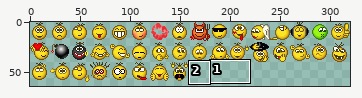
Sprite sheet: resources/zlib/images/smiles/smiles.png. The first picture is a wide view before the edit; the outline marks the close-up.
Close-up. The starting point:
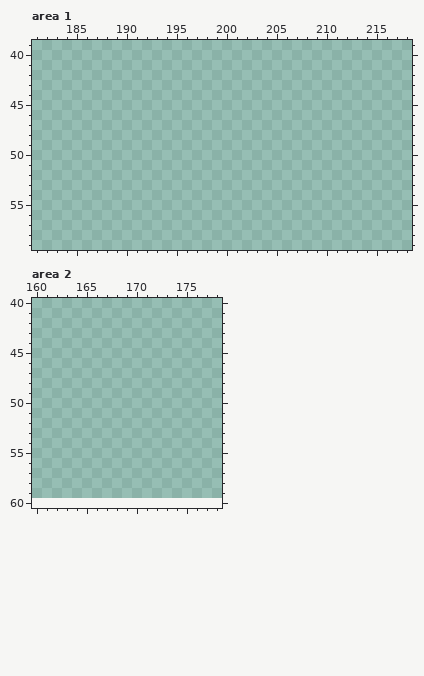
The file is 320x60 pixels. Colours within 5 levels of each other are drawn and written as one. Shown: area 1: x 181..218, y 39..59; area 2: x 160..178, y 40..60. The old version is drawn lined up with the new one, on the new canvas. The wide view leaves out empty margins. The commit also changed other parts of the picture, which this record leaves out.
The result:
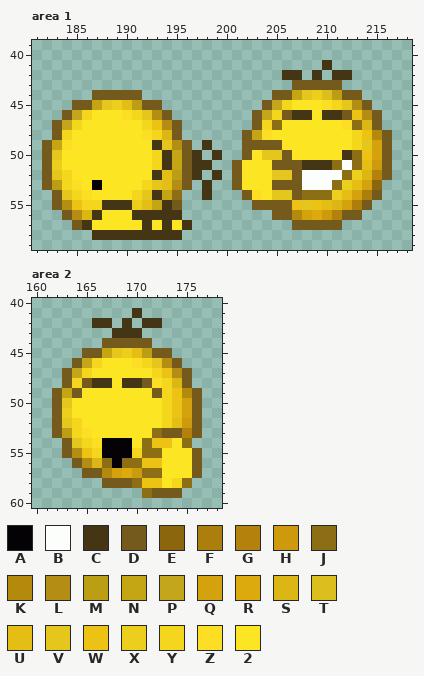
Palette (. is transparent): A #040204  B #fcfefc  C #443614  D #745a1c  E #8c660c  F #ac7e0c  G #b4820c  H #cc9a0c  J #8c6e14  K #b48a0c  L #b48e14  M #bc9e14  N #c4a614  P #c4a61c  Q #d4a20c  R #dcaa0c  S #dcb614  T #dcbe1c  U #e4be14  V #e4c61c  W #ecc214  X #ecce1c  Y #f4d61c  Z #fcde24  2 #fce624
From old to new:
canvas 320x60 -> 320x80
Changed rows in their new state; - is an unchanged pixel.
Area 1:
first column x 182:
41 ----------------------------C------
42 ------------------------CC-C-CC----
43 -------------------------DDDDD-----
44 -----DDDDD-------------DDNVXTMDD---
45 ---DDNVXUMDD----------DPY222ZYVLD--
46 --DPY222ZYVLD--------DPYDCC2CCDWLD-
47 -DPY222222YWLD-------DYJ222222ZJSD-
48 -DY2222222ZYSD------DNZ22222222YWKD
49 DNZ22222222CVLD-C---DDDD2222222YVQD
50 DV222222222YCNDC-C--D2VVD22222CJWQD
51 DX222222222YCNDCC--D222DDDCCCJBJUHD
52 DVY22222222CUMDC-C-D222VVDBBBBJXSGD
53 DMYZ2A2222YVULD-C--D222DDDBBBJXUQE-
54 -DVYZ2222YVCNJ--C---DZ2VVDJJJXUQFD-
55 -DLWYYCCCXUNCD-------DDDDWVWUSQFD--
56 --DLSC222CCCCC---------DDKQRHGDD---
57 ---DC22222C2C2C----------DDDDD-----
58 -----CCCCCCCCC---------------------
Area 2:
first column x 162:
41 --------C------
42 ----CC-C-CC----
43 ------CCC------
44 -----DDDDD-----
45 ---DDNVXUMDD---
46 --DPY222ZYVLD--
47 -DPY222222YWLD-
48 -DYDCC2CCDZYSD-
49 DND2222222DYWKD
50 DV222222222YWQD
51 DX222222222YWQD
52 DVY22222222YUHD
53 DMYZ222222JDDGD
54 -DVYZAAA2JWW2J-
55 -DLWYAAAYJJ222D
56 --DLSJAJJWW222D
57 ---DDKQRHJJ222D
58 -----DDDJWW2YJ-
59 ---------JDDD--
Where, in picture pixels (left, top, right, bottom), the same in both close-ups:
added: (42, 60, 392, 240)
added: (52, 308, 202, 498)
